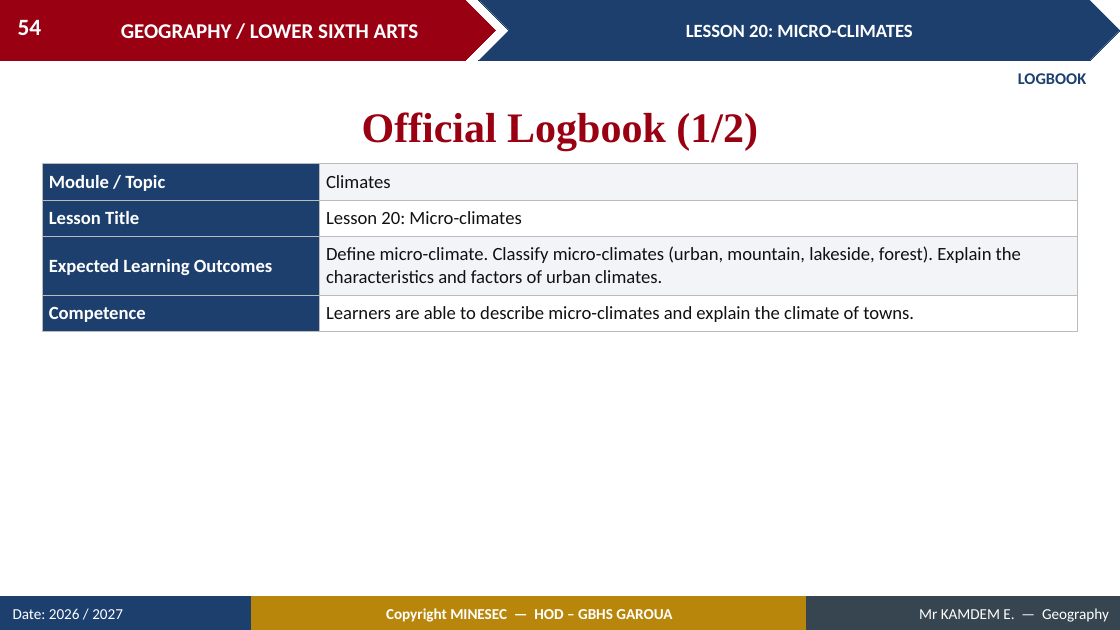
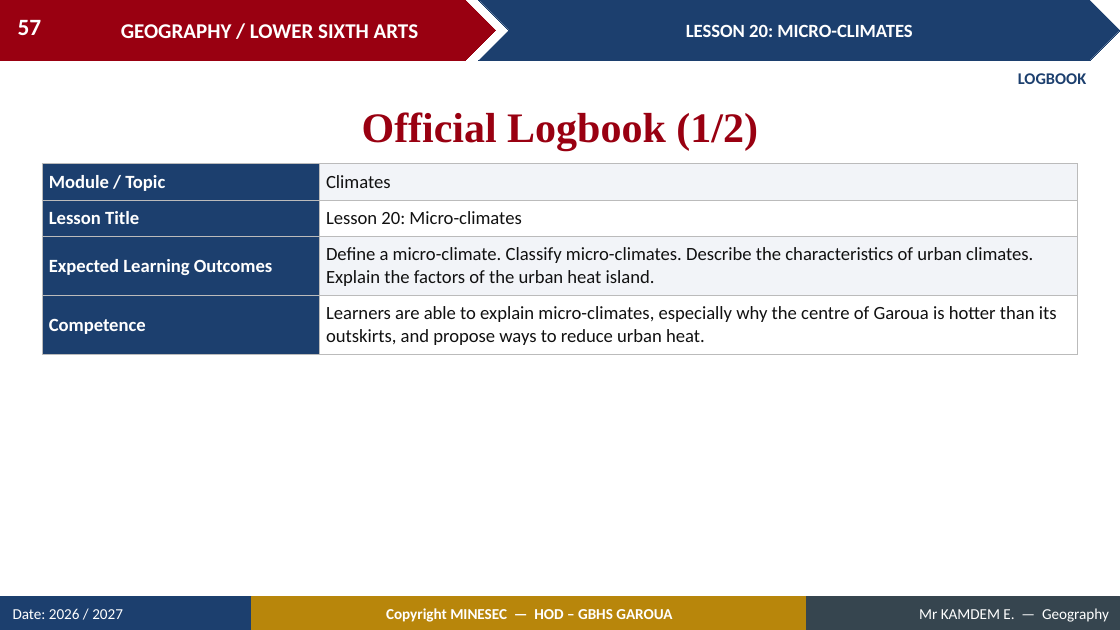
Before and after one commit to Berthautk/linea-github, a slide deck: slide 57 of lecons/LSA/Climatology/03_LSA_CLIM_L20_Micro_climates.pptx (slide 54 before the commit). Drawn at 1120x630 pixels with LibreOffice and Linux fonts; fonts in the diff are those of the drawing. Boxes give left, top, right and bottom in pixels: in the first picture for what was removed or moved away, otherwise in the second. Text is boxed around its words. In the diff, an @@ line names an element or a change of style, - is before the commit and + after.

```diff
--- a/lecons/LSA/Climatology/03_LSA_CLIM_L20_Micro_climates.pptx
+++ b/lecons/LSA/Climatology/03_LSA_CLIM_L20_Micro_climates.pptx
@@ page number at <box>18,20,42,35</box>: text changed @@
-54
+57
@@ table at <box>42,164,1078,349</box> @@
-row 3, column 2: Define micro-climate. Classify micro-climates (urban, mountain, lakeside, forest). Explain the characteristics and factors of urban climates.
+row 3, column 2: Define a micro-climate. Classify micro-climates. Describe the characteristics of urban climates. Explain the factors of the urban heat island.
-row 4, column 2: Learners are able to describe micro-climates and explain the climate of towns.
+row 4, column 2: Learners are able to explain micro-climates, especially why the centre of Garoua is hotter than its outskirts, and propose ways to reduce urban heat.
```
Also in this commit, not shown: 35 other slides changed, 17 slides added, 14 slides removed, 21 other files.
